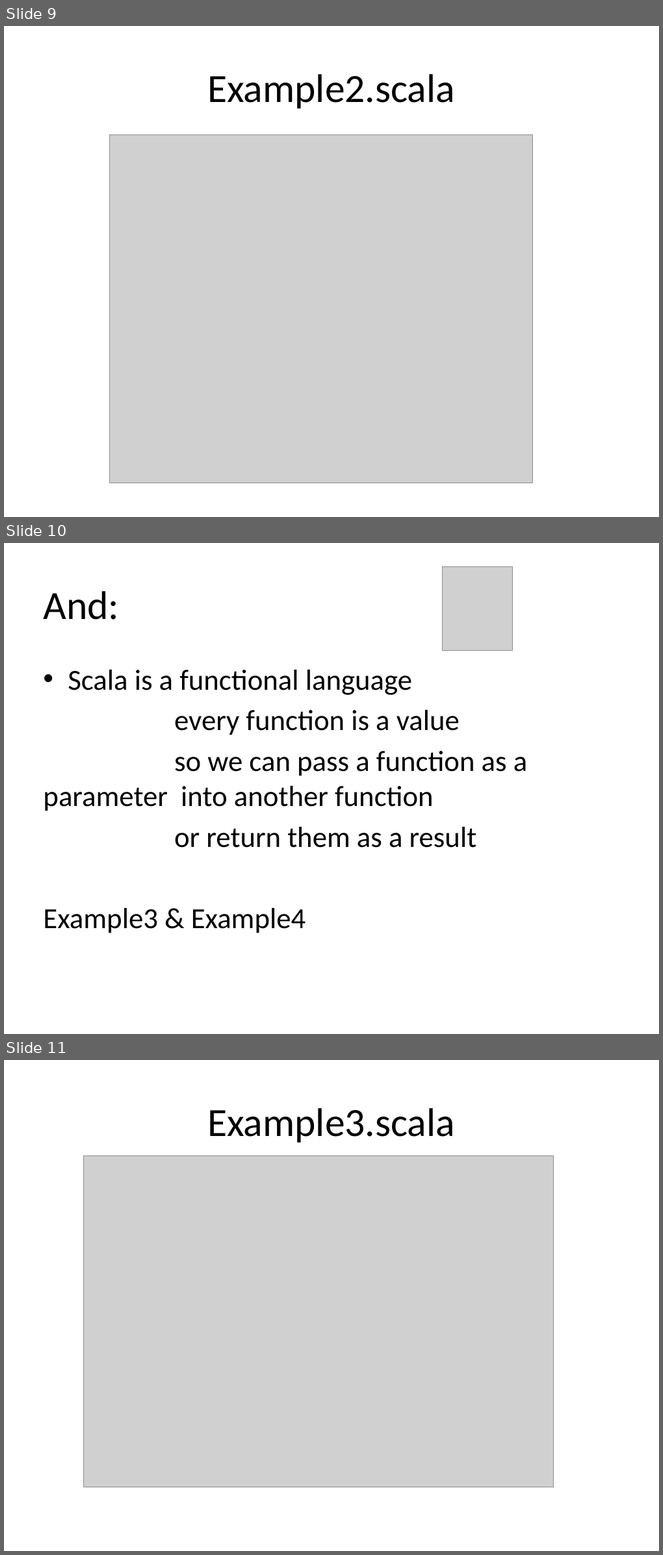
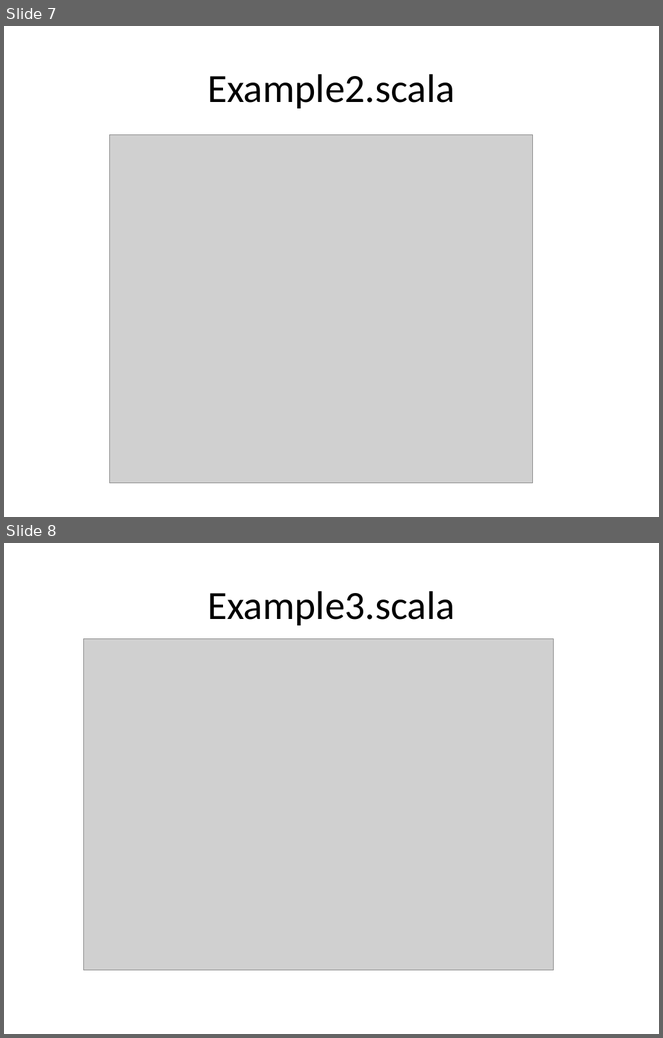
Before and after one commit to martadoberschuetz/scala, a slide deck: project presentation final.pptx. Shown one above the other, each under a label of ours: slides 9, 10 and 11 before the commit, slides 7 and 8 after it. The pictures are 663x1555 and 663x1038 pixels, drawn with LibreOffice and Linux fonts; fonts in the diff are those of the drawing; grey boxes stand for pictures. Boxes give left, top, right and bottom in pixels: in the first picture for what was removed or moved away, otherwise in the second. Text is boxed around its words. In the diff, an @@ line names an element or a change of style, - is before the commit and + after.

```diff
--- a/project presentation final.pptx
+++ b/project presentation final.pptx
@@ slide 10 removed at box(4, 543, 659, 1034), background #FFFFFF @@
@@ picture removed at box(442, 566, 512, 650) @@
@@ title removed at box(43, 591, 119, 620) @@
-And:
@@ text removed at box(43, 670, 527, 934) @@
-• Scala is a functional language
-every function is a value
-so we can pass a function as a parameter into another function
-or return them as a result
-Example3 & Example4
@@ what was slide 9 is now slide 7 @@
@@ what was slide 11 is now slide 8 @@
```
Also in this commit, not shown: 7 slides changed, 7 other slides removed.
